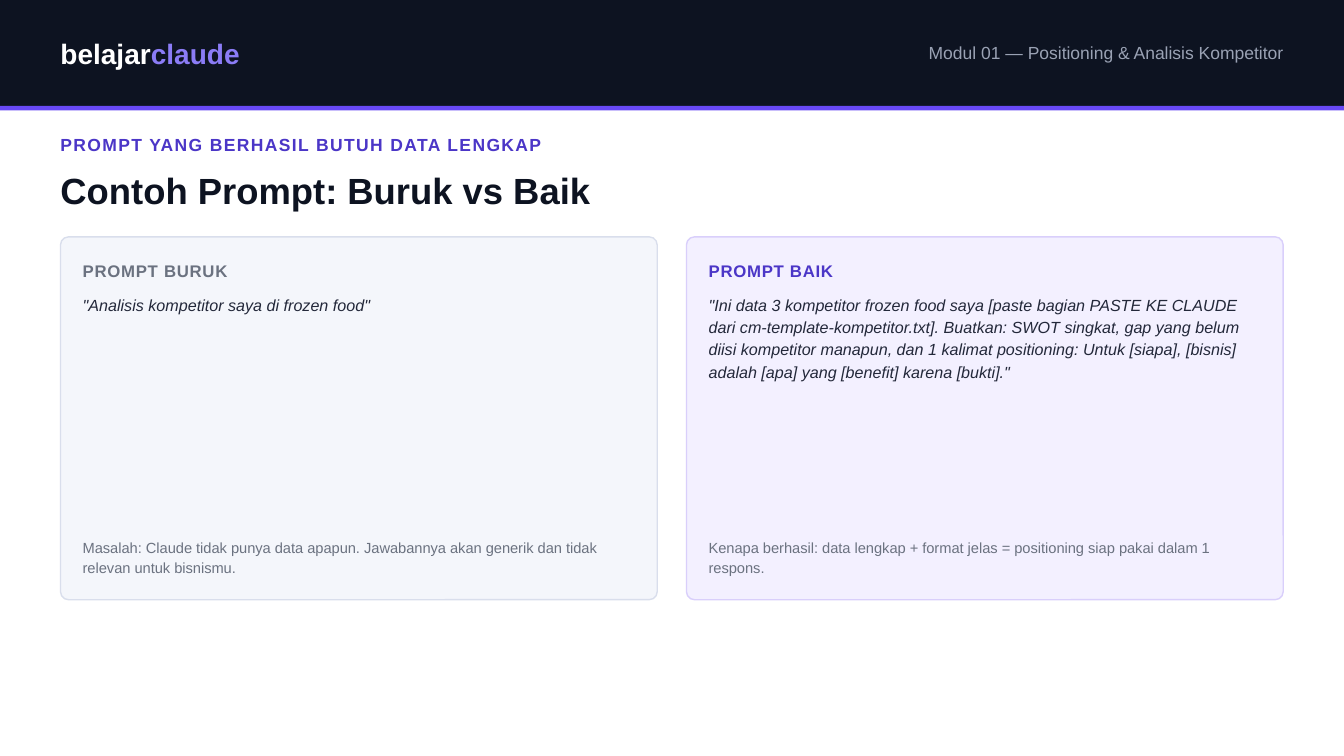
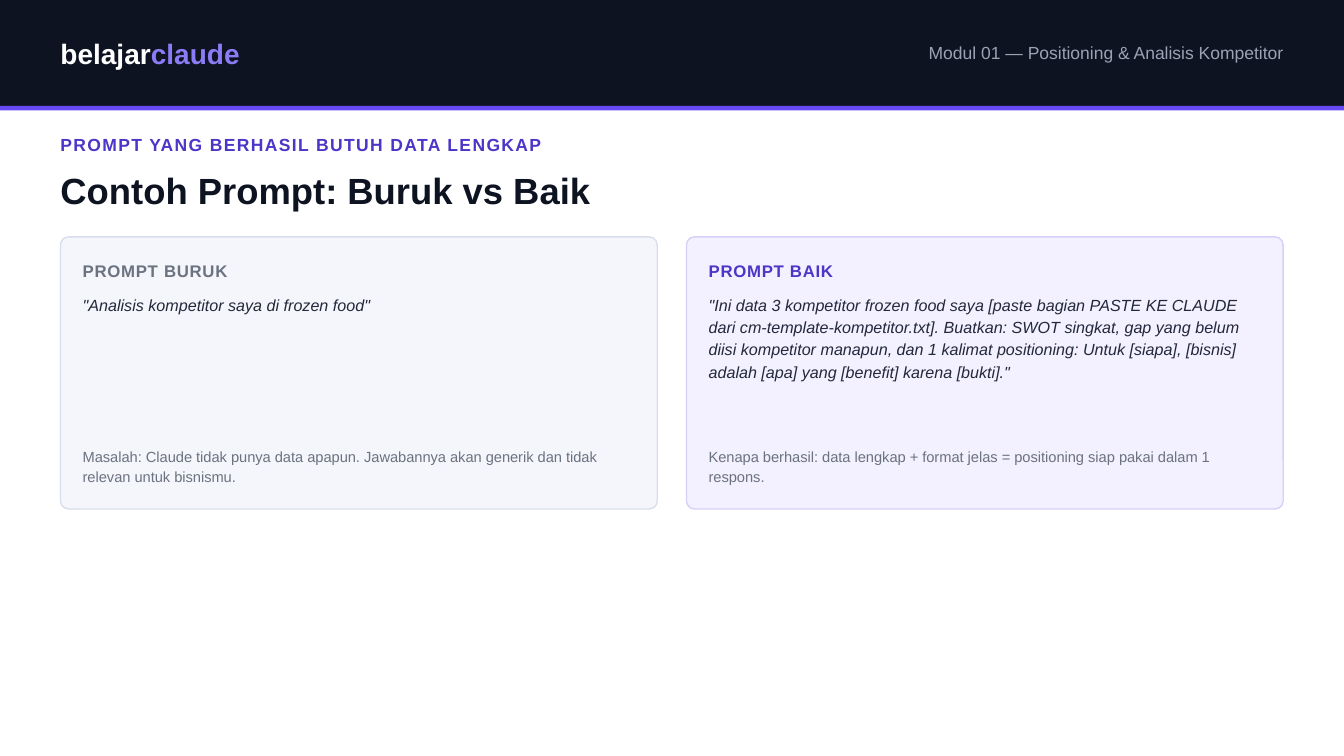
Before and after one commit to juliautomo/belajar-claude, a slide deck: slide 3 of Content-Marketing/M01-Positioning-Kompetitor/K3-M01-Positioning-Kompetitor.pptx. Drawn at 1344x756 pixels with LibreOffice and Linux fonts; fonts in the diff are those of the drawing. Boxes give left, top, right and bottom in pixels: in the first picture for what was removed or moved away, otherwise in the second. Text is boxed around its words. In the diff, an @@ line names an element or a change of style, - is before the commit and + after.

```diff
--- a/Content-Marketing/M01-Positioning-Kompetitor/K3-M01-Positioning-Kompetitor.pptx
+++ b/Content-Marketing/M01-Positioning-Kompetitor/K3-M01-Positioning-Kompetitor.pptx
@@ rounded rectangle resized from (x1=60, y1=237, x2=657, y2=600) to (x1=60, y1=237, x2=657, y2=509) @@
@@ rounded rectangle at (x1=60, y1=237, x2=657, y2=509): proportions changed @@
@@ rounded rectangle at (x1=687, y1=237, x2=1284, y2=509): proportions changed @@
@@ rounded rectangle resized from (x1=687, y1=237, x2=1284, y2=600) to (x1=687, y1=237, x2=1284, y2=509) @@
@@ text "Masalah: Claude tidak punya data ..." moved from (x1=83, y1=542, x2=597, y2=573) to (x1=83, y1=451, x2=597, y2=482) @@
@@ text "Kenapa berhasil: data lengkap + ..." moved from (x1=709, y1=542, x2=1210, y2=576) to (x1=709, y1=451, x2=1210, y2=485) @@
```
